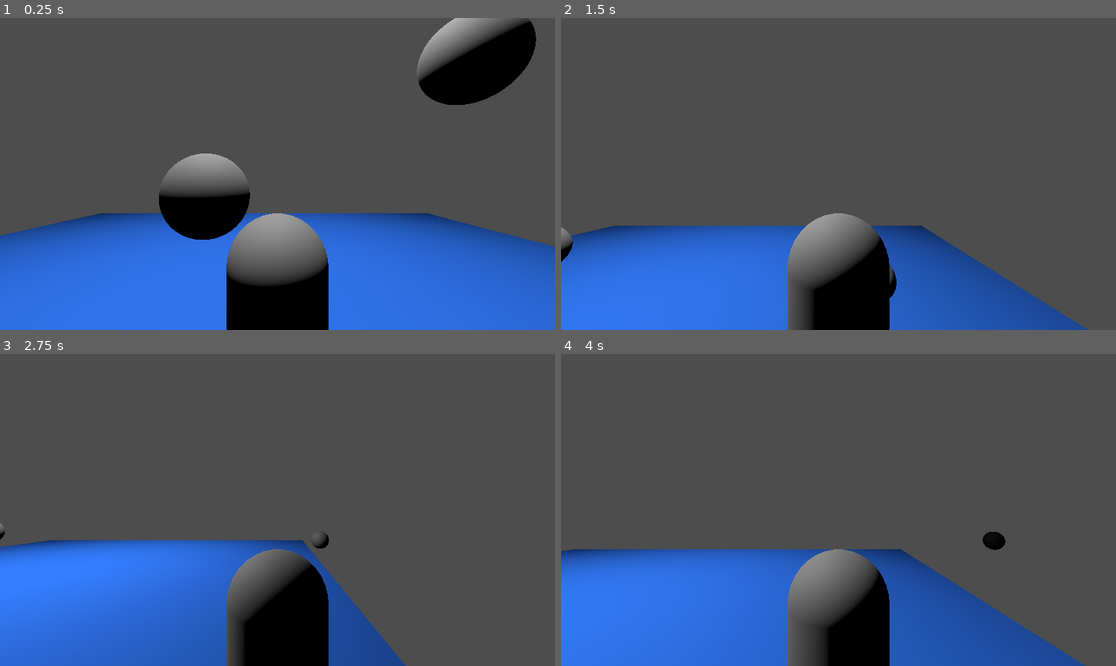
Above: before the commit, frames 1-4 (two rows, left to right).
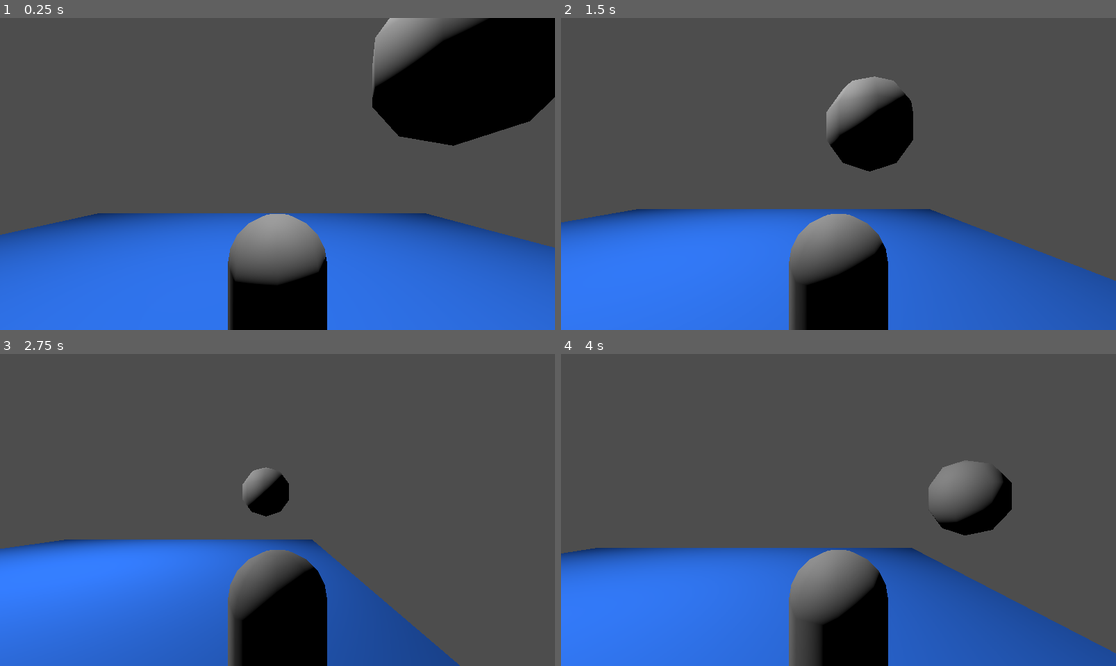
Above: after the commit, the same moments.

Repository: kevinlights/ChocoDriver
Game: Godot game, scene res://run/levels/flatland/level.tscn
Same seed, same stepped clock (60 frames per second), same inputs: the game is played once before the commit and once after it. This scene is started directly instead of the project's main scene.
Inputs:
- Up to frame 1 (0.25 s): no input
- Up to frame 2 (1.5 s): tap Enter (ui_accept) at 0.5, 0.77 s; hold Right (ui_right) 0.53-1.28 s; tap Home (ui_home) at 0.6, 1.35 s; hold Down (ui_down) from 1.28 s (still down)
- Up to frame 3 (2.75 s): tap Enter (ui_accept) at 1.52 s; release Down (ui_down) at 2.03 s; hold Right (ui_right) from 2.03 s (still down); tap Home (ui_home) at 2.1 s
- Up to frame 4 (4 s): release Right (ui_right) at 2.78 s; hold Up (ui_up) 2.78-3.53 s; tap Home (ui_home) at 2.85, 3.6 s; tap Enter (ui_accept) at 3.02, 3.77 s; hold Left (ui_left) from 3.53 s (still down)

The runs differ from the first frame. In frame 1, 11% of the frame differs, in the area x 0-100%, y 0-100%; in frame 2, 21%, in the area x 0-100%, y 18-100%; in frame 3, 3.6%; in frame 4, 4.9%.

Commit message:
:art: Reduce number of triangles
Low-poly style.

Diff:
--- a/netnet/component/entity/player/player.tscn
+++ b/netnet/component/entity/player/player.tscn
@@ -1,4 +1,4 @@
-[gd_scene load_steps=7 format=3]
+[gd_scene load_steps=7 format=3 uid="uid://dir0a2wjc5s7w"]
 
 [ext_resource type="Script" path="res://component/entity/player/player.gd" id="1_hwwnj"]
 [ext_resource type="Script" path="res://component/entity/player/player_input.gd" id="2_ju3m6"]
@@ -22,6 +22,8 @@
 [sub_resource type="CapsuleShape3D" id="CapsuleShape3D_37qaq"]
 
 [sub_resource type="CapsuleMesh" id="CapsuleMesh_jab13"]
+radial_segments = 8
+rings = 4
 
 [node name="Player" type="CharacterBody3D"]
 script = ExtResource("1_hwwnj")
--- a/netnet/component/entity/sphere/sphere.tscn
+++ b/netnet/component/entity/sphere/sphere.tscn
@@ -5,8 +5,13 @@
 bounce = 1.0
 
 [sub_resource type="SphereMesh" id="SphereMesh_deuj3"]
+radius = 1.0
+height = 2.0
+radial_segments = 8
+rings = 4
 
 [sub_resource type="SphereShape3D" id="SphereShape3D_h6jr2"]
+radius = 1.0
 
 [sub_resource type="SceneReplicationConfig" id="SceneReplicationConfig_q1o6k"]
 properties/0/path = NodePath(".:linear_velocity")
--- a/netnet/run/levels/flatland/level.tscn
+++ b/netnet/run/levels/flatland/level.tscn
@@ -1,4 +1,4 @@
-[gd_scene load_steps=6 format=3]
+[gd_scene load_steps=6 format=3 uid="uid://vtnh2i0i52vo"]
 
 [ext_resource type="PackedScene" uid="uid://c6br8h3si2ypg" path="res://component/entity/sphere/sphere.tscn" id="1_8awbr"]
 [ext_resource type="Script" path="res://run/levels/flatland/level.gd" id="1_p4gvl"]
